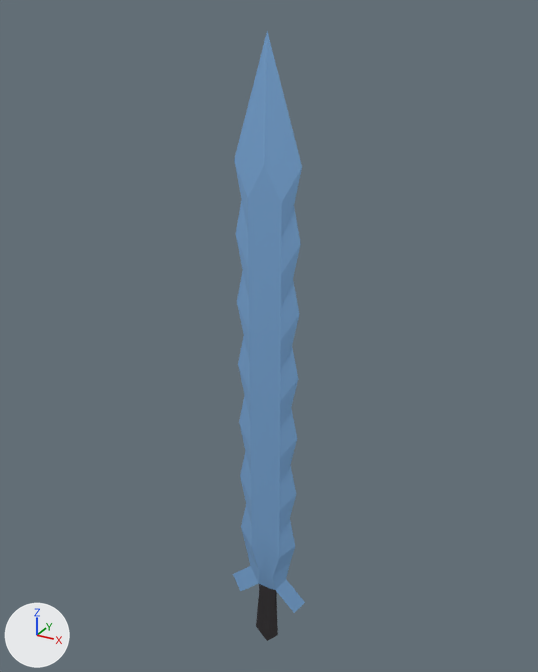
Two versions of the glTF model import/sword.glb, one commit apart.
One viewpoint serves both versions: a camera (50 mm lens) standing at (0.417, -0.75, 0.821) and looking at (-0.012, 0.03, 0.431). The axes (+X, +Y, +Z) are drawn at lower left. The lights are the same throughout. Where no turn or scale is listed for an object, it has been applied to the vertices. Vertices at the same position are counted once.

Names of what the first picture shows: 'Sword'.
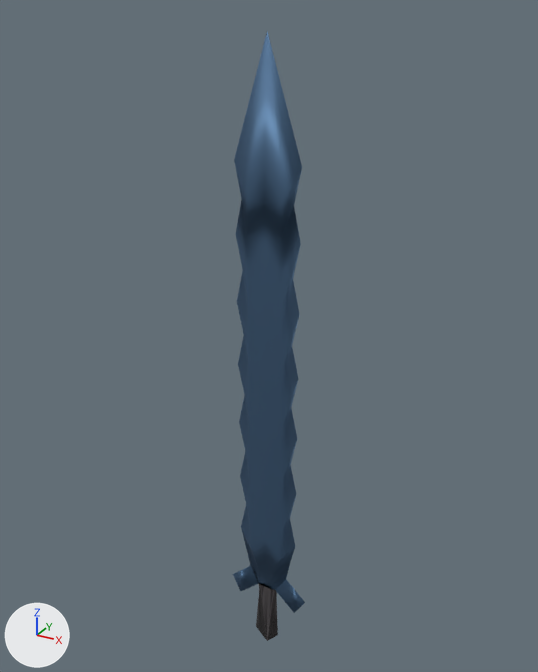
Where the change shows, as pixel boxes [x1, y1, x2, y2] in the pictures (538 x 672 px):
'Sword', shading changed, recoloured
    both: [233, 31, 305, 629]
part 1 of me_cube_001, shading changed
    both: [262, 585, 273, 637]
part 2 of me_cube_001, recoloured
    both: [233, 31, 305, 613]

The change, as a list of edits to the scene's bpy script:
```text
Add mat_metal:
    mat_metal = principled_material('metal')
    mat_metal.base_color = (0.0953, 0.18, 0.303)  # blue #577696
    mat_metal.metallic = 0.866
    mat_metal.roughness = 0.583
Change me_cube_001:
    where me_cube_001.from_pydata(...)  # 175 vertices, 323 faces; spans x -0.061..0.061, y -0.002..0.011, z -0.065..0.8
    used by ob_sword; location = (0.0, 0.0, 0.0)
    me_cube_001 part 1: all faces are now shaded smooth (109 of 323 changed)
    me_cube_001 part 2: all 258 faces that had it switch from mat_gold (blue #94c8ff) to mat_metal (blue #577696)
```
